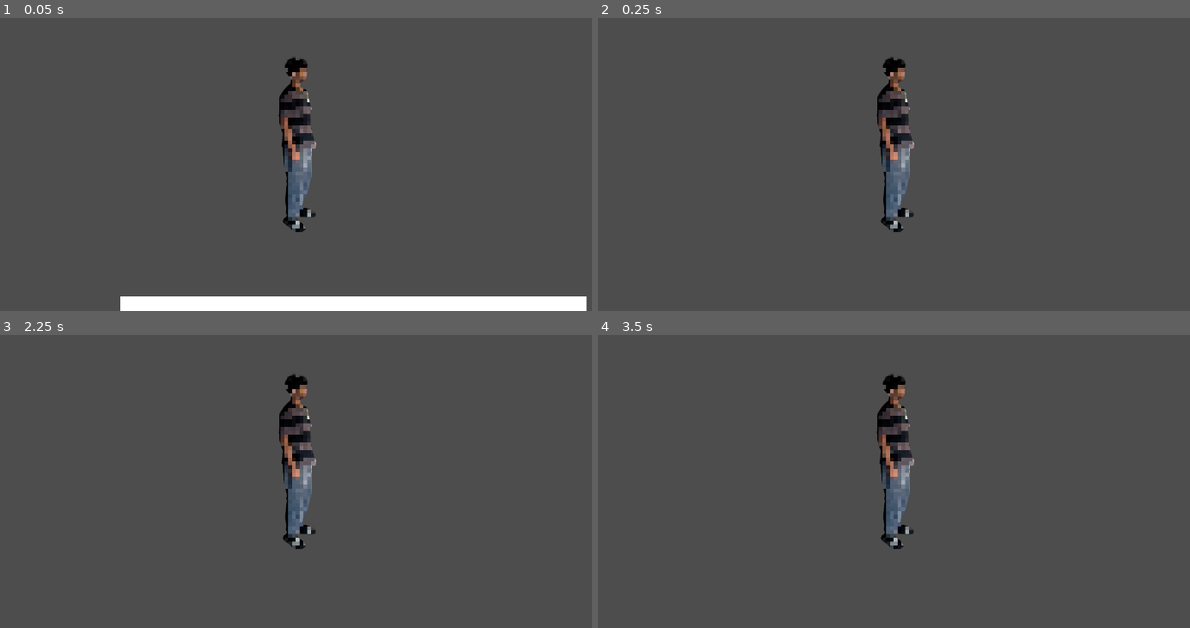
Above: before the commit, frames 1-4 (two rows, left to right).
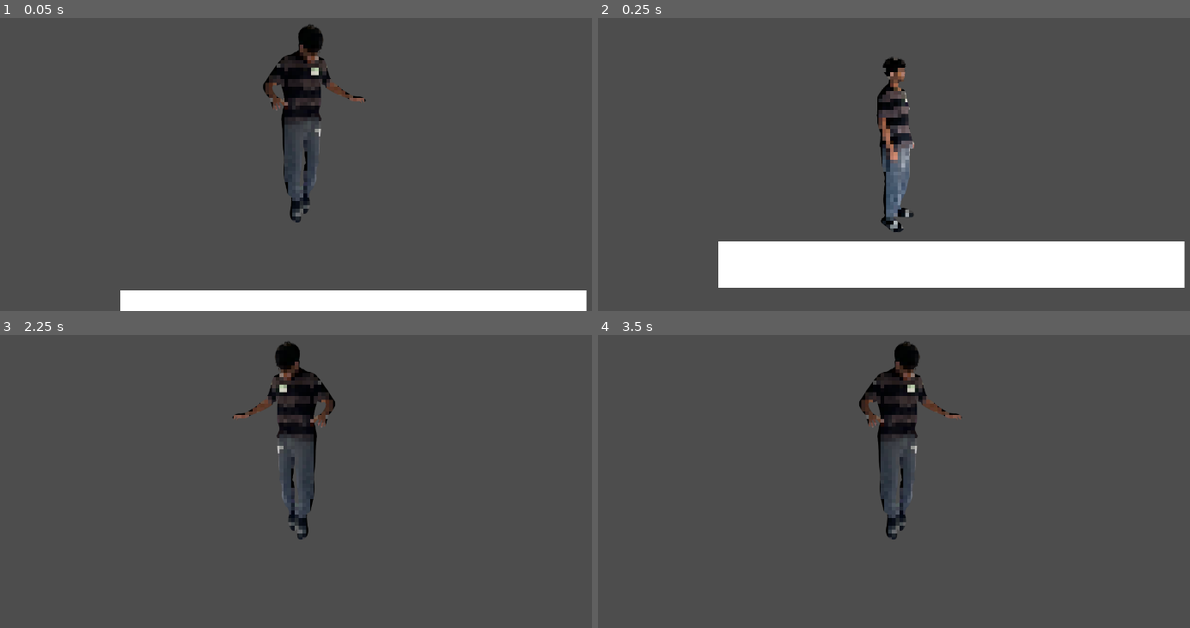
Above: after the commit, the same moments.

Repository: awadui/awesomeplatformer
Game: Godot game, scene res://LOCK IN/MainLevel.tscn
The game is run twice, just before and just after one commit, with the same random seed, the same clock (stepped at 60 frames per second) and the same inputs.
Inputs:
- Up to frame 1 (0.05 s): no input
- Up to frame 2 (0.25 s): no input
- Up to frame 3 (2.25 s): hold D (move_right ) 0.53-2.03 s; tap C (crouch) at 0.6, 1.55 s; tap Space (jump) at 0.77, 0.8, 1.07, 1.35, 1.52, 1.82, 2 s; tap Enter at 1.25 s; hold A (move_left) from 2.03 s (still down); tap E (Interact) at 2.1 s
- Up to frame 4 (3.5 s): tap Space (jump) at 2.3, 3.02, 3.32 s; tap Enter at 2.75 s; release A (move_left) at 2.78 s; hold D (move_right ) from 2.78 s (still down); tap C (crouch) at 2.85 s

The runs differ from the first frame. In frame 1, 5.2% of the frame differs, in the area x 20-100%, y 2-96%; in frame 2, 12%, in the area x 20-100%, y 76-93%; in frame 3, 3.6%; in frame 4, 3.6%.
Error before the commit: Parse Error: Preload file "res://Resources/standing_cshape.tres" does not exist. (res://LOCK)

Commit message:
updated stuff with character
so even losers eventually normalize apples

Diff:
--- a/awesomeplatformer/LOCK IN/Player/player.gd
+++ b/awesomeplatformer/LOCK IN/Player/player.gd
@@ -10,8 +10,8 @@
 
 var is_crouching = false
 
-var standing_cshape = preload("res://Resources/standing_cshape.tres")
-var crouching_cshape = preload("res://Resources/crouching_cshape.tres")
+var standing_cshape = preload("res://Project Beta 1/Resources/crouching_cshape.tres")
+var crouching_cshape = preload("res://Project Beta 1/Resources/standing_cshape.tres")
 
 func _physics_process(_delta):
 	if !is_on_floor():
--- a/awesomeplatformer/LOCK IN/Player/player.tscn
+++ b/awesomeplatformer/LOCK IN/Player/player.tscn
@@ -1,8 +1,275 @@
-[gd_scene load_steps=4 format=3 uid="uid://8bmfnopyej53"]
+[gd_scene load_steps=13 format=3 uid="uid://8bmfnopyej53"]
 
 [ext_resource type="Script" uid="uid://c15vfmujdqhm1" path="res://LOCK IN/Player/player.gd" id="1_je6vl"]
-[ext_resource type="Texture2D" uid="uid://dhckktw5v2q5r" path="res://Project Beta 1/assets/textures/idle.png" id="2_4tqbv"]
+[ext_resource type="Texture2D" uid="uid://dhckktw5v2q5r" path="res://LOCK IN/assets/textures/idle.png" id="2_4tqbv"]
 [ext_resource type="Shape2D" uid="uid://b6wdu0g1otybd" path="res://Project Beta 1/Resources/standing_cshape.tres" id="3_tx7vq"]
+[ext_resource type="Texture2D" uid="uid://bevy43cvmy7xh" path="res://LOCK IN/assets/textures/run.png" id="4_4tqbv"]
+[ext_resource type="Texture2D" uid="uid://b1mwlpud6bevx" path="res://LOCK IN/assets/textures/jump.png" id="5_tx7vq"]
+[ext_resource type="Texture2D" uid="uid://dm27anto3vl5v" path="res://LOCK IN/assets/textures/crouch.png" id="6_g0k6v"]
+
+[sub_resource type="Animation" id="Animation_tx7vq"]
+resource_name = "idle"
+tracks/0/type = "value"
+tracks/0/imported = false
+tracks/0/enabled = true
+tracks/0/path = NodePath("Sprite2D:texture")
+tracks/0/interp = 1
+tracks/0/loop_wrap = true
+tracks/0/keys = {
+"times": PackedFloat32Array(0),
+"transitions": PackedFloat32Array(1),
+"update": 1,
+"values": [ExtResource("2_4tqbv")]
+}
+tracks/1/type = "value"
+tracks/1/imported = false
+tracks/1/enabled = true
+tracks/1/path = NodePath("Sprite2D:hframes")
+tracks/1/interp = 1
+tracks/1/loop_wrap = true
+tracks/1/keys = {
+"times": PackedFloat32Array(0),
+"transitions": PackedFloat32Array(1),
+"update": 1,
+"values": [1]
+}
+tracks/2/type = "value"
+tracks/2/imported = false
+tracks/2/enabled = true
+tracks/2/path = NodePath("Sprite2D:vframes")
+tracks/2/interp = 1
+tracks/2/loop_wrap = true
+tracks/2/keys = {
+"times": PackedFloat32Array(0),
+"transitions": PackedFloat32Array(1),
+"update": 1,
+"values": [1]
+}
+tracks/3/type = "value"
+tracks/3/imported = false
+tracks/3/enabled = true
+tracks/3/path = NodePath("Sprite2D:frame")
+tracks/3/interp = 1
+tracks/3/loop_wrap = true
+tracks/3/keys = {
+"times": PackedFloat32Array(0),
+"transitions": PackedFloat32Array(1),
+"update": 1,
+"values": [0]
+}
+
+[sub_resource type="Animation" id="Animation_g0k6v"]
+length = 0.001
+tracks/0/type = "value"
+tracks/0/imported = false
+tracks/0/enabled = true
+tracks/0/path = NodePath("Sprite2D:texture")
+tracks/0/interp = 1
+tracks/0/loop_wrap = true
+tracks/0/keys = {
+"times": PackedFloat32Array(0),
+"transitions": PackedFloat32Array(1),
+"update": 1,
+"values": [ExtResource("2_4tqbv")]
+}
+tracks/1/type = "value"
+tracks/1/imported = false
+tracks/1/enabled = true
+tracks/1/path = NodePath("Sprite2D:hframes")
+tracks/1/interp = 1
+tracks/1/loop_wrap = true
+tracks/1/keys = {
+"times": PackedFloat32Array(0),
+"transitions": PackedFloat32Array(1),
+"update": 1,
+"values": [1]
+}
+tracks/2/type = "value"
+tracks/2/imported = false
+tracks/2/enabled = true
+tracks/2/path = NodePath("Sprite2D:vframes")
+tracks/2/interp = 1
+tracks/2/loop_wrap = true
+tracks/2/keys = {
+"times": PackedFloat32Array(0),
+"transitions": PackedFloat32Array(1),
+"update": 1,
+"values": [1]
+}
+tracks/3/type = "value"
+tracks/3/imported = false
+tracks/3/enabled = true
+tracks/3/path = NodePath("Sprite2D:frame")
+tracks/3/interp = 1
+tracks/3/loop_wrap = true
+tracks/3/keys = {
+"times": PackedFloat32Array(0),
+"transitions": PackedFloat32Array(1),
+"update": 1,
+"values": [0]
+}
+
+[sub_resource type="Animation" id="Animation_c8anu"]
+resource_name = "run"
+tracks/0/type = "value"
+tracks/0/imported = false
+tracks/0/enabled = true
+tracks/0/path = NodePath("Sprite2D:texture")
+tracks/0/interp = 1
+tracks/0/loop_wrap = true
+tracks/0/keys = {
+"times": PackedFloat32Array(0),
+"transitions": PackedFloat32Array(1),
+"update": 1,
+"values": [ExtResource("4_4tqbv")]
+}
+tracks/1/type = "value"
+tracks/1/imported = false
+tracks/1/enabled = true
+tracks/1/path = NodePath("Sprite2D:hframes")
+tracks/1/interp = 1
+tracks/1/loop_wrap = true
+tracks/1/keys = {
+"times": PackedFloat32Array(0),
+"transitions": PackedFloat32Array(1),
+"update": 1,
+"values": [1]
+}
+tracks/2/type = "value"
+tracks/2/imported = false
+tracks/2/enabled = true
+tracks/2/path = NodePath("Sprite2D:vframes")
+tracks/2/interp = 1
+tracks/2/loop_wrap = true
+tracks/2/keys = {
+"times": PackedFloat32Array(0),
+"transitions": PackedFloat32Array(1),
+"update": 1,
+"values": [1]
+}
+tracks/3/type = "value"
+tracks/3/imported = false
+tracks/3/enabled = true
+tracks/3/path = NodePath("Sprite2D:frame")
+tracks/3/interp = 1
+tracks/3/loop_wrap = true
+tracks/3/keys = {
+"times": PackedFloat32Array(0),
+"transitions": PackedFloat32Array(1),
+"update": 1,
+"values": [0]
+}
+
+[sub_resource type="Animation" id="Animation_7s5yb"]
+resource_name = "jump"
+tracks/0/type = "value"
+tracks/0/imported = false
+tracks/0/enabled = true
+tracks/0/path = NodePath("Sprite2D:texture")
+tracks/0/interp = 1
+tracks/0/loop_wrap = true
+tracks/0/keys = {
+"times": PackedFloat32Array(0),
+"transitions": PackedFloat32Array(1),
+"update": 1,
+"values": [ExtResource("5_tx7vq")]
+}
+tracks/1/type = "value"
+tracks/1/imported = false
+tracks/1/enabled = true
+tracks/1/path = NodePath("Sprite2D:hframes")
+tracks/1/interp = 1
+tracks/1/loop_wrap = true
+tracks/1/keys = {
+"times": PackedFloat32Array(0),
+"transitions": PackedFloat32Array(1),
+"update": 1,
+"values": [1]
+}
+tracks/2/type = "value"
+tracks/2/imported = false
+tracks/2/enabled = true
+tracks/2/path = NodePath("Sprite2D:vframes")
+tracks/2/interp = 1
+tracks/2/loop_wrap = true
+tracks/2/keys = {
+"times": PackedFloat32Array(0),
+"transitions": PackedFloat32Array(1),
+"update": 1,
+"values": [1]
+}
+tracks/3/type = "value"
+tracks/3/imported = false
+tracks/3/enabled = true
+tracks/3/path = NodePath("Sprite2D:frame")
+tracks/3/interp = 1
+tracks/3/loop_wrap = true
+tracks/3/keys = {
+"times": PackedFloat32Array(0),
+"transitions": PackedFloat32Array(1),
+"update": 1,
+"values": [0]
+}
+
+[sub_resource type="Animation" id="Animation_ek5fv"]
+resource_name = "crouch"
+tracks/0/type = "value"
+tracks/0/imported = false
+tracks/0/enabled = true
+tracks/0/path = NodePath("Sprite2D:texture")
+tracks/0/interp = 1
+tracks/0/loop_wrap = true
+tracks/0/keys = {
+"times": PackedFloat32Array(0),
+"transitions": PackedFloat32Array(1),
+"update": 1,
+"values": [ExtResource("6_g0k6v")]
+}
+tracks/1/type = "value"
+tracks/1/imported = false
+tracks/1/enabled = true
+tracks/1/path = NodePath("Sprite2D:hframes")
+tracks/1/interp = 1
+tracks/1/loop_wrap = true
+tracks/1/keys = {
+"times": PackedFloat32Array(0),
+"transitions": PackedFloat32Array(1),
+"update": 1,
+"values": [1]
+}
+tracks/2/type = "value"
+tracks/2/imported = false
+tracks/2/enabled = true
+tracks/2/path = NodePath("Sprite2D:vframes")
+tracks/2/interp = 1
+tracks/2/loop_wrap = true
+tracks/2/keys = {
+"times": PackedFloat32Array(0),
+"transitions": PackedFloat32Array(1),
+"update": 1,
+"values": [1]
+}
+tracks/3/type = "value"
+tracks/3/imported = false
+tracks/3/enabled = true
+tracks/3/path = NodePath("Sprite2D:frame")
+tracks/3/interp = 1
+tracks/3/loop_wrap = true
+tracks/3/keys = {
+"times": PackedFloat32Array(0),
+"transitions": PackedFloat32Array(1),
+"update": 1,
+"values": [0]
+}
+
+[sub_resource type="AnimationLibrary" id="AnimationLibrary_ek5fv"]
+_data = {
+&"RESET": SubResource("Animation_g0k6v"),
+&"crouch": SubResource("Animation_ek5fv"),
+&"idle": SubResource("Animation_tx7vq"),
+&"jump": SubResource("Animation_7s5yb"),
+&"run": SubResource("Animation_c8anu")
+}
 
 [node name="Player" type="CharacterBody2D"]
 script = ExtResource("1_je6vl")
@@ -13,6 +280,12 @@
 texture = ExtResource("2_4tqbv")
 
 [node name="CollisionShape2D" type="CollisionShape2D" parent="."]
+position = Vector2(-2, 5)
 shape = ExtResource("3_tx7vq")
 
 [node name="Camera2D" type="Camera2D" parent="."]
+
+[node name="AnimationPlayer" type="AnimationPlayer" parent="."]
+libraries = {
+&"": SubResource("AnimationLibrary_ek5fv")
+}
